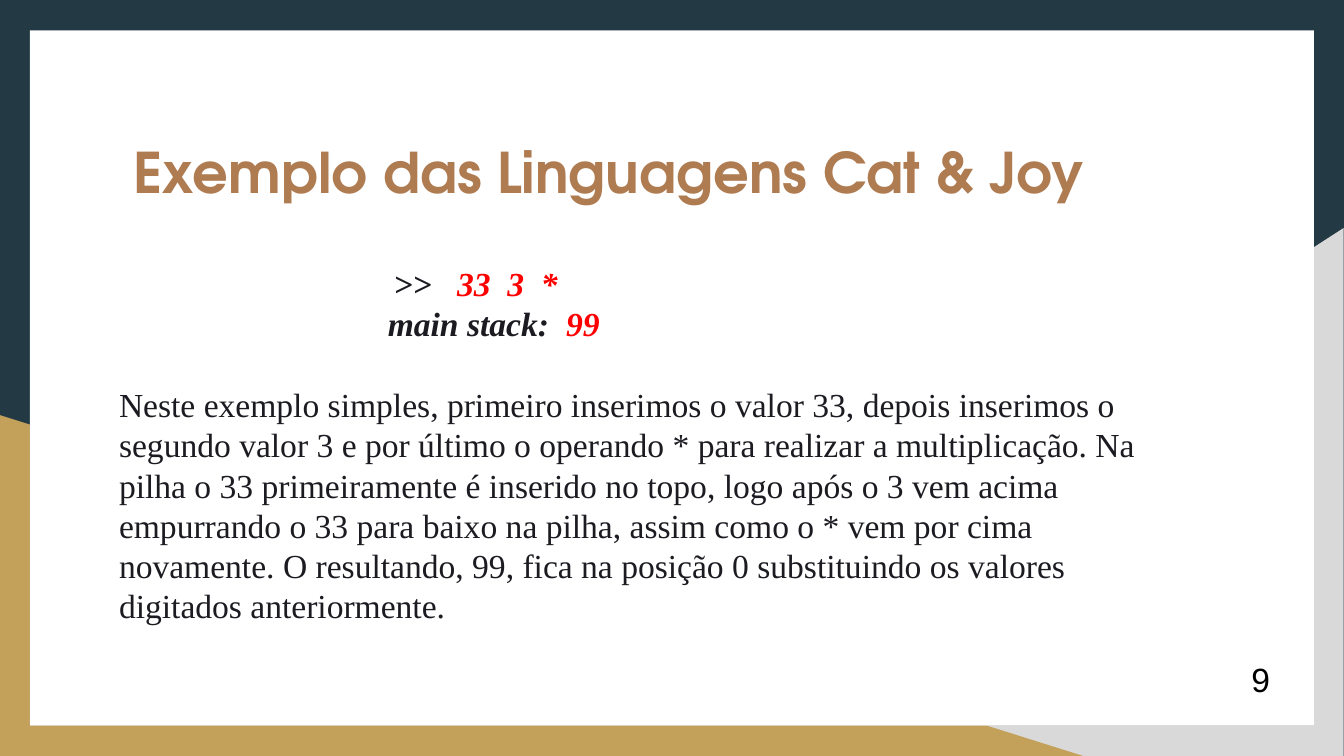
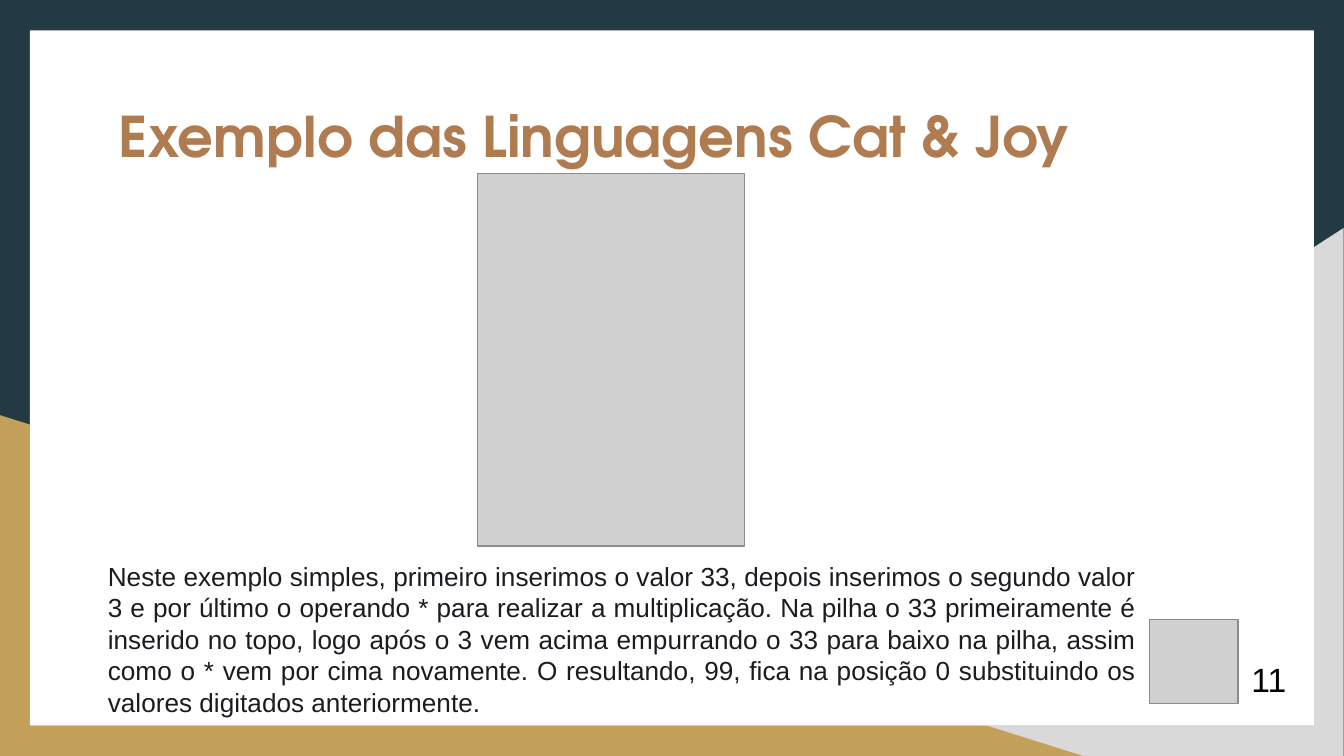
Before and after one commit to wellshiniti/Cat-Joy, a slide deck: slide 11 of PARADIGMA_FUNCIONAL__Linguagens_CAT_e_JOY_2.pptx (slide 8 before the commit). Drawn at 1344x756 pixels with LibreOffice and Linux fonts; fonts in the diff are those of the drawing; grey boxes stand for pictures. Boxes give left, top, right and bottom in pixels: in the first picture for what was removed or moved away, otherwise in the second. Text is boxed around its words. In the diff, an @@ line names an element or a change of style, - is before the commit and + after.

```diff
--- a/PARADIGMA_FUNCIONAL__Linguagens_CAT_e_JOY_2.pptx
+++ b/PARADIGMA_FUNCIONAL__Linguagens_CAT_e_JOY_2.pptx
@@ text "Exemplo das Linguagens Cat & ..." rewrapped from (x1=134, y1=150, x2=1084, y2=206) to (x1=119, y1=114, x2=1069, y2=180) @@
@@ picture added at (x1=477, y1=173, x2=745, y2=546) @@
@@ text at (x1=388, y1=273, x2=600, y2=337): paragraphs removed @@
->> 33 3 *
-main stack: 99
@@ text "Neste exemplo simples, primeiro inserimos ..." moved from (x1=119, y1=273, x2=1134, y2=625) to (x1=108, y1=567, x2=1135, y2=717) @@
@@ text "Neste exemplo simples, primeiro inserimos ..." at (x1=108, y1=567, x2=1135, y2=717): size 18 to 14 pt, font Times New Roman to Arial; alignment left to justified @@
@@ picture added at (x1=1150, y1=620, x2=1239, y2=703) @@
@@ text at (x1=1251, y1=669, x2=1286, y2=692): text changed @@
-9
+11
```
Also in this commit, not shown: 13 other slides changed, 1 slide added.
